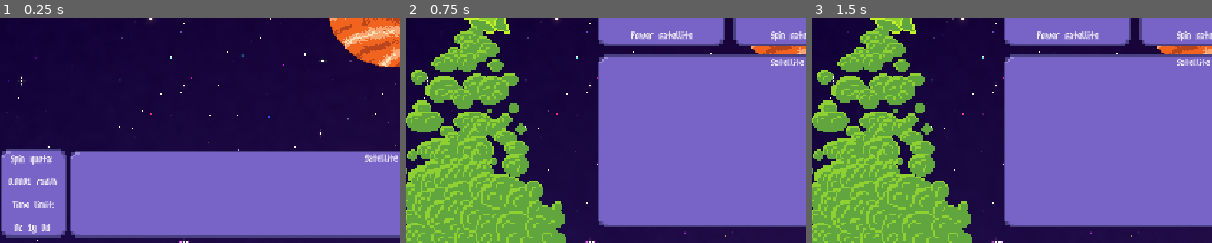
Above: before the commit, frames 1-3 (left to right).
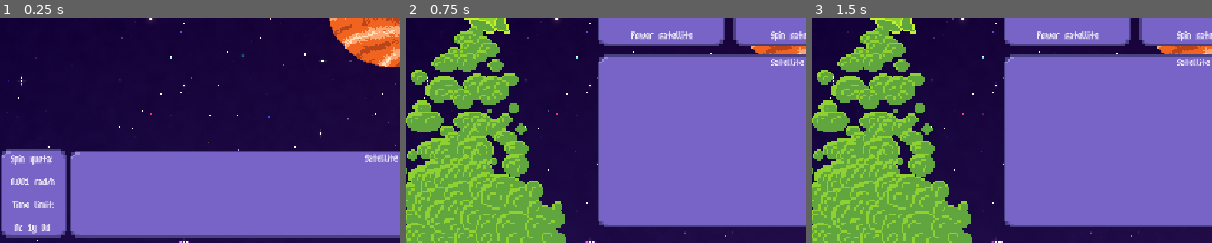
Above: after the commit, the same moments.

Repository: SpookyPlagueDoc777/Orbit-game
Game: Godot game, scene res://Scenes/Game/main_node.tscn
Same seed, same stepped clock (60 frames per second), same inputs: the game is played once before the commit and once after it.
Inputs (mouse positions are % of the whole screen's width and height, from its top left):
- Up to frame 1 (0.25 s): no input
- Up to frame 2 (0.75 s): click (95, 88) at 0.5 s
- Up to frame 3 (1.5 s): tap Enter at 1.25 s; move the mouse to (72, 45) at 1.27 s; click (72, 45) at 1.42 s
The pictures show only the part of the screen within x 1-51%, y 49-99%; the shares and areas given below are measured in that part.

The runs differ from the first frame. In frame 1, 0.2% of the frame differs, in the area x 2-15%, y 71-75%; in frame 2, nothing differs; in frame 3, nothing differs.

Commit message:
fixed a single number

Diff:
--- a/Code/Globals/global.gd
+++ b/Code/Globals/global.gd
@@ -11,7 +11,7 @@
 var time_limit_c: int = 0
 var time_limit_y: int = 1
 var time_limit_d: int = 0
-var quota: float = 0.0001
+var quota: float = 0.001
 
 
 # Called when the node enters the scene tree for the first time.
